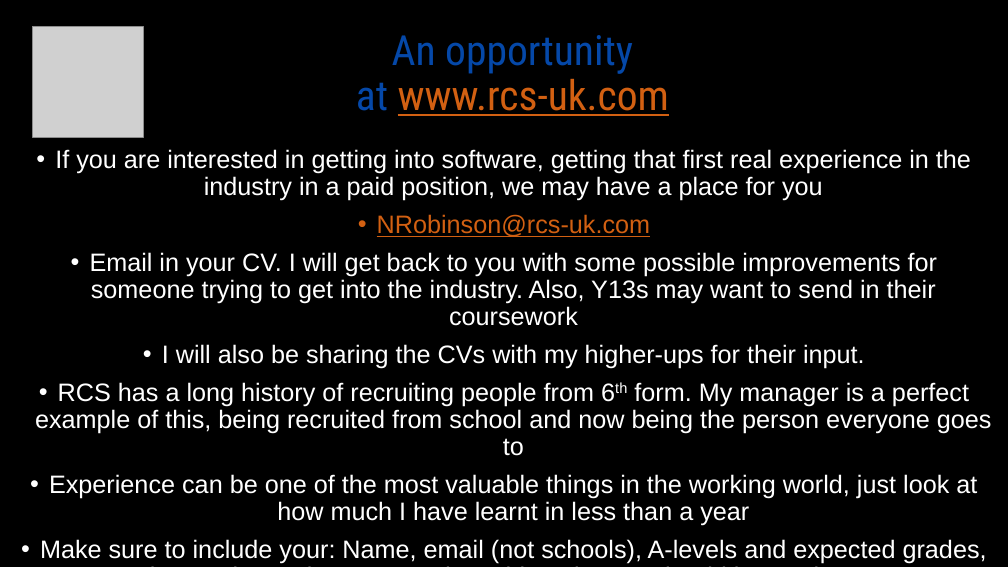
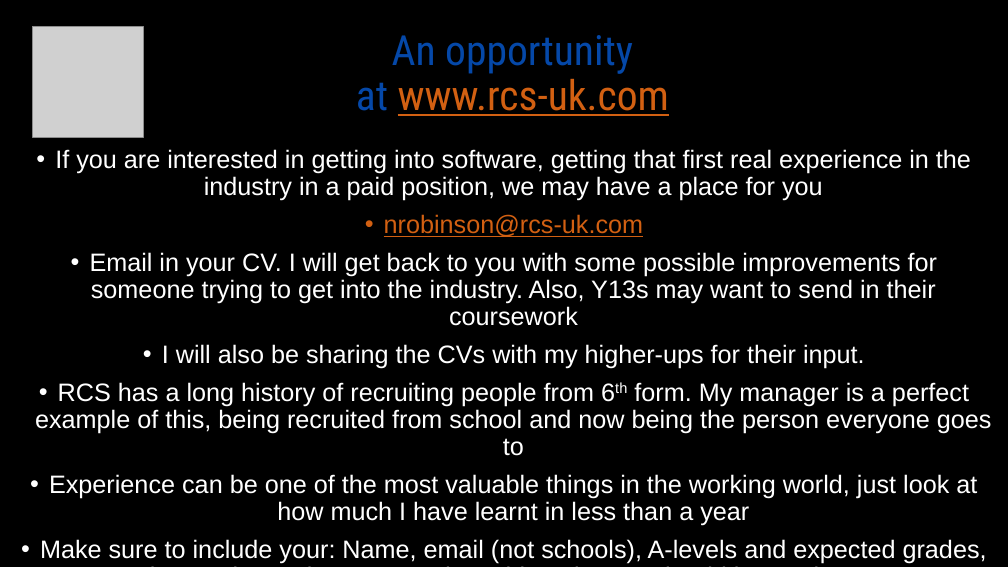
Before and after one commit to NathanRobinson3012/codeSchoolDemo, a slide deck: slide 25 of SchoolPresentation.pptx. Drawn at 1008x567 pixels with LibreOffice and Linux fonts; fonts in the diff are those of the drawing; grey boxes stand for pictures. Boxes give left, top, right and bottom in pixels: in the first picture for what was removed or moved away, otherwise in the second. Text is boxed around its words. In the diff, an @@ line names an element or a change of style, - is before the commit and + after.

Commit message:
updated email

```diff
--- a/SchoolPresentation.pptx
+++ b/SchoolPresentation.pptx
@@ text at (384,214,644,237): text changed @@
-• NRobinson@rcs-uk.com
+• nrobinson@rcs-uk.com
```
